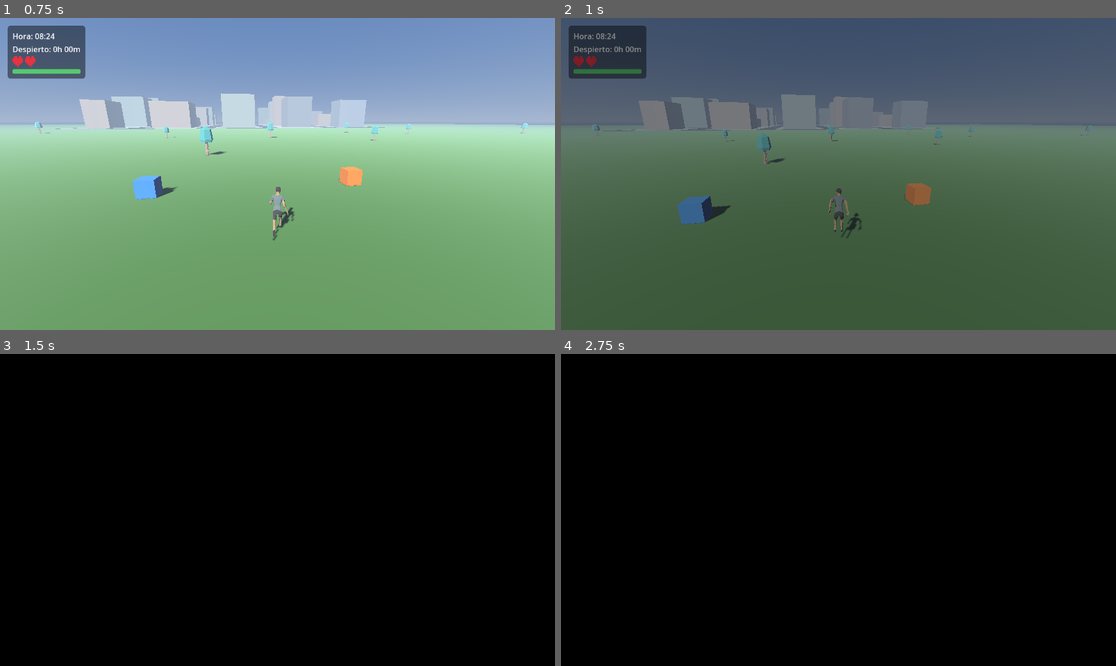
Above: before the commit, frames 1-4 (two rows, left to right).
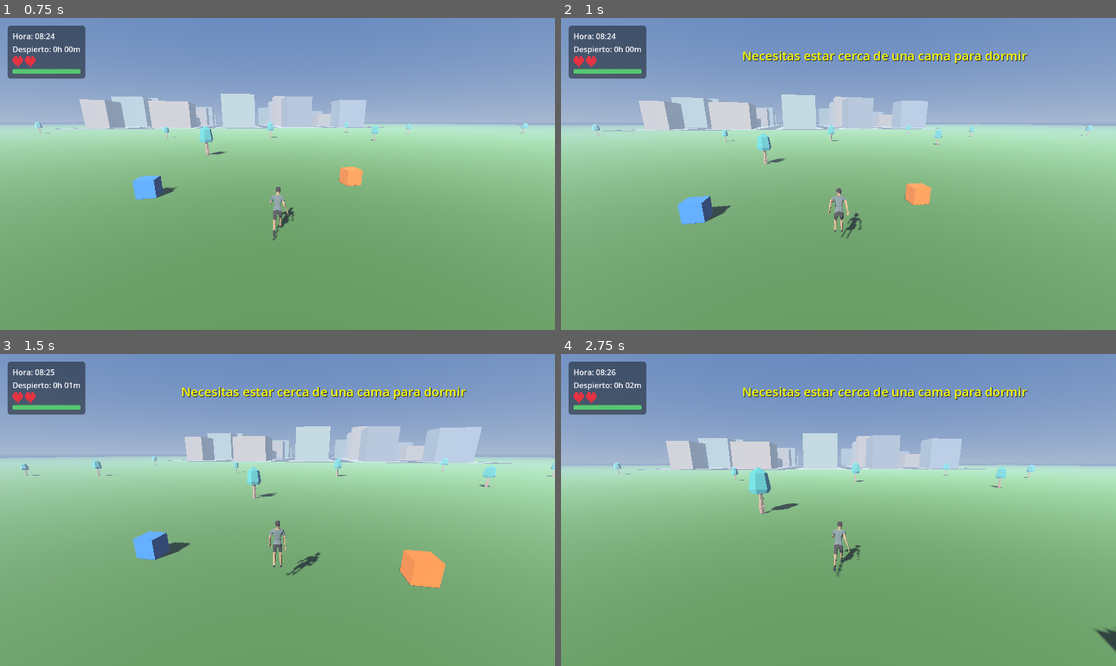
Above: after the commit, the same moments.

Repository: BigBang1010101010/game12
Game: Godot game, scene res://scenes/main.tscn
Two runs of this game, one before a commit and one after it. Both use one fixed random seed, a clock stepped at 60 frames per second and the inputs below.
Inputs (mouse positions are in pixels of both pictures, inside the frame that each line leads up to):
- Up to frame 1 (0.75 s): tap Enter at 0.5 s; move the mouse to (305, 174) at 0.52 s; hold W (move_forward) from 0.53 s (still down); hold E (interact) from 0.53 s (still down); click (305, 174) at 0.67 s
- Up to frame 2 (1 s): keep holding W (move_forward); keep holding E (interact); tap Space (jump) at 0.77 s; tap Z (sleep) at 0.8 s
- Up to frame 3 (1.5 s): keep holding W (move_forward); move the mouse to (249, 510) at 1.27 s; release E (interact) at 1.28 s; tap Z (sleep) at 1.35 s
- Up to frame 4 (2.75 s): keep holding W (move_forward); tap Space (jump) at 1.52 s; tap E (interact) at 1.55 s; move the mouse to (849, 503) at 2.02 s; hold E (interact) from 2.03 s (still down); tap Z (sleep) at 2.3 s

Frame 1 is identical in both runs. In frame 2, 100% of the frame differs, in the area x 0-100%, y 0-100%; in frame 3, 100%; in frame 4, 100%.

Commit message:
Add a bed and require it to sleep
scripts/bed.gd builds a bed from primitives (mattress, blanket, pillow,
headboard, four legs) in the same blockout style as the house, with one
collision box so it is solid. Placed inside the house at (51.6, 51.6),
1.60/1.60 from the house origin - clear of the doorway on the south wall.

Sleeping is no longer available anywhere. SleepController.try_sleep()
asks the "bed" group whether any bed currently has the player in range,
so more beds can be added later with no change to the sleep code. Out of
range, Z shows "Necesitas estar cerca de una cama para dormir" rather
than silently doing nothing. Interactable gained is_player_in_range() so
proximity can be queried without going through the E press.

Verified in the real scene by injecting a real Z keypress:
- far from the bed: is_near_bed() false, try_sleep() returns false, and
  after pressing Z nothing changed - clock stayed 08:24, health stayed 3,
  awake stayed ~40h - with the out-of-range message shown
- next to the bed: is_near_bed() true, prompt visible, and Z slept:
  clock 19:40 -> 06:58, awake reset to 0.010h, health 1 -> 4
- E on the bed sleeps too: health 3 -> 4, awake 0.009h, woke at 06:58
- the bed is solid: a ray dropped onto it reports the collider as "Bed"
- rendered a screenshot showing the bed inside the house with the
  player next to it and the prompt on screen

Diff:
--- a/scenes/main.tscn
+++ b/scenes/main.tscn
@@ -4,6 +4,7 @@
 [ext_resource type="Script" path="res://scripts/camera_controller.gd" id="2_camera"]
 [ext_resource type="Script" path="res://scripts/city_generator.gd" id="6_city"]
 [ext_resource type="Script" path="res://scripts/bicycle.gd" id="7_bike"]
+[ext_resource type="Script" path="res://scripts/bed.gd" id="8_bed"]
 [ext_resource type="Script" path="res://scripts/demo_interactable_box.gd" id="2_box"]
 [ext_resource type="Script" path="res://scripts/interactable.gd" id="3_interactable"]
 [ext_resource type="Script" path="res://scripts/draggable_box.gd" id="4_draggable"]
@@ -58,6 +59,9 @@
 
 [sub_resource type="BoxShape3D" id="BoxShape3D_wallSN"]
 size = Vector3(2.6, 3.2, 0.3)
+
+[sub_resource type="BoxShape3D" id="BoxShape3D_bed_range"]
+size = Vector3(3.2, 2.4, 4.0)
 
 [sub_resource type="CapsuleShape3D" id="CapsuleShape3D_bike"]
 radius = 0.42
@@ -671,3 +675,14 @@
 
 [node name="CollisionShape3D" type="CollisionShape3D" parent="Bicycle/Area3D"]
 shape = SubResource("SphereShape3D_bike_range")
+
+[node name="Bed" type="StaticBody3D" parent="."]
+transform = Transform3D(1, 0, 0, 0, 1, 0, 0, 0, 1, 51.6, 0, 51.6)
+script = ExtResource("8_bed")
+
+[node name="Area3D" type="Area3D" parent="Bed"]
+script = ExtResource("3_interactable")
+prompt_text = "Presiona E (o Z) para dormir"
+
+[node name="CollisionShape3D" type="CollisionShape3D" parent="Bed/Area3D"]
+shape = SubResource("BoxShape3D_bed_range")
--- /dev/null
+++ b/scripts/bed.gd
@@ -0,0 +1,77 @@
+extends StaticBody3D
+class_name Bed
+
+## A bed the player sleeps in. Sleeping is gated on being next to one of
+## these: SleepController asks the "bed" group whether anybody has the player
+## in range, so adding more beds later needs no changes anywhere else.
+##
+## Built from primitives rather than an imported model - a mattress slab, a
+## headboard and four legs - which keeps it in the same blockout style as the
+## house it stands in.
+
+const MATTRESS_SIZE := Vector3(1.2, 0.28, 2.1)
+const MATTRESS_HEIGHT := 0.5
+const HEADBOARD_SIZE := Vector3(1.2, 0.7, 0.12)
+const LEG_SIZE := Vector3(0.12, 0.5, 0.12)
+
+const FRAME_COLOR := Color(0.36, 0.24, 0.16)
+const MATTRESS_COLOR := Color(0.88, 0.86, 0.80)
+const PILLOW_COLOR := Color(0.95, 0.94, 0.92)
+const BLANKET_COLOR := Color(0.35, 0.45, 0.62)
+
+@onready var interaction_area: Interactable = $Area3D
+
+func _ready() -> void:
+	add_to_group("bed")
+	_build()
+	if interaction_area:
+		interaction_area.interacted.connect(_on_interacted)
+
+func _on_interacted() -> void:
+	SleepController.try_sleep()
+
+## True when the player is standing close enough to use this bed.
+func is_player_near() -> bool:
+	return interaction_area != null and interaction_area.is_player_in_range()
+
+func _build() -> void:
+	# Mattress.
+	_add_box("Mattress", MATTRESS_SIZE, Vector3(0, MATTRESS_HEIGHT, 0), MATTRESS_COLOR)
+	# Blanket over the lower two thirds, slightly proud of the mattress.
+	_add_box("Blanket", Vector3(MATTRESS_SIZE.x + 0.04, 0.08, MATTRESS_SIZE.z * 0.62),
+		Vector3(0, MATTRESS_HEIGHT + MATTRESS_SIZE.y * 0.5 + 0.02, MATTRESS_SIZE.z * 0.17), BLANKET_COLOR)
+	# Pillow at the head end (-Z).
+	_add_box("Pillow", Vector3(0.7, 0.12, 0.34),
+		Vector3(0, MATTRESS_HEIGHT + MATTRESS_SIZE.y * 0.5 + 0.05, -MATTRESS_SIZE.z * 0.36), PILLOW_COLOR)
+	# Headboard.
+	_add_box("Headboard", HEADBOARD_SIZE,
+		Vector3(0, MATTRESS_HEIGHT + HEADBOARD_SIZE.y * 0.3, -MATTRESS_SIZE.z * 0.5 - HEADBOARD_SIZE.z * 0.5),
+		FRAME_COLOR)
+	# Legs at the four corners.
+	var lx: float = MATTRESS_SIZE.x * 0.5 - LEG_SIZE.x
+	var lz: float = MATTRESS_SIZE.z * 0.5 - LEG_SIZE.z
+	for sx in [-1.0, 1.0]:
+		for sz in [-1.0, 1.0]:
+			_add_box("Leg", LEG_SIZE, Vector3(sx * lx, LEG_SIZE.y * 0.5, sz * lz), FRAME_COLOR, false)
+
+	# One collision box covering the bed, so the player can't walk through it.
+	var collision := CollisionShape3D.new()
+	var shape := BoxShape3D.new()
+	shape.size = Vector3(MATTRESS_SIZE.x, MATTRESS_HEIGHT + MATTRESS_SIZE.y, MATTRESS_SIZE.z)
+	collision.shape = shape
+	collision.position = Vector3(0, (MATTRESS_HEIGHT + MATTRESS_SIZE.y) * 0.5, 0)
+	add_child(collision)
+
+func _add_box(name_hint: String, size: Vector3, pos: Vector3, color: Color, _visible := true) -> void:
+	var mesh_instance := MeshInstance3D.new()
+	mesh_instance.name = name_hint
+	var box := BoxMesh.new()
+	box.size = size
+	var material := StandardMaterial3D.new()
+	material.albedo_color = color
+	material.roughness = 0.92
+	material.metallic_specular = 0.1
+	box.material = material
+	mesh_instance.mesh = box
+	mesh_instance.position = pos
+	add_child(mesh_instance)
--- a/scripts/interactable.gd
+++ b/scripts/interactable.gd
@@ -16,6 +16,12 @@
 @export var prompt_text: String = "Presiona E para interactuar"
 
 var _player_in_range: Node3D = null
+
+## Whether the player is currently inside this object's range. Read by
+## systems that gate an action on proximity without going through the E
+## press (the bed does this for sleeping).
+func is_player_in_range() -> bool:
+	return _player_in_range != null
 
 func _ready() -> void:
 	body_entered.connect(_on_body_entered)
--- a/scripts/sleep_controller.gd
+++ b/scripts/sleep_controller.gd
@@ -4,8 +4,10 @@
 ## day/night clock forward to the next morning, resets how long the player has
 ## been awake, and fades back in.
 ##
-## Available anywhere for now - it does not require a bed. When beds are added,
-## the only change needed is a check in try_sleep().
+## Requires standing next to a bed: try_sleep() asks the "bed" group whether
+## any bed has the player in range, so more beds can be added anywhere with no
+## change here. Pressing Z out of range shows a short message instead of
+## silently doing nothing.
 ##
 ## Restoring health is deliberately routed through PlayerStats rather than
 ## done here, so that whatever else ends up affecting health goes through the
@@ -41,13 +43,23 @@
 		try_sleep()
 		get_viewport().set_input_as_handled()
 
-## Sleeps if possible. Returns false when already sleeping (later: when not
-## next to a bed).
+## Sleeps if possible. Returns false when already sleeping, or when the
+## player is not next to a bed.
 func try_sleep() -> bool:
 	if is_sleeping:
 		return false
+	if not is_near_bed():
+		InteractionUI.show_message("Necesitas estar cerca de una cama para dormir")
+		return false
 	_do_sleep()
 	return true
+
+## True when any bed in the scene currently has the player within range.
+func is_near_bed() -> bool:
+	for bed in get_tree().get_nodes_in_group("bed"):
+		if bed.has_method("is_player_near") and bed.is_player_near():
+			return true
+	return false
 
 func _do_sleep() -> void:
 	is_sleeping = true
